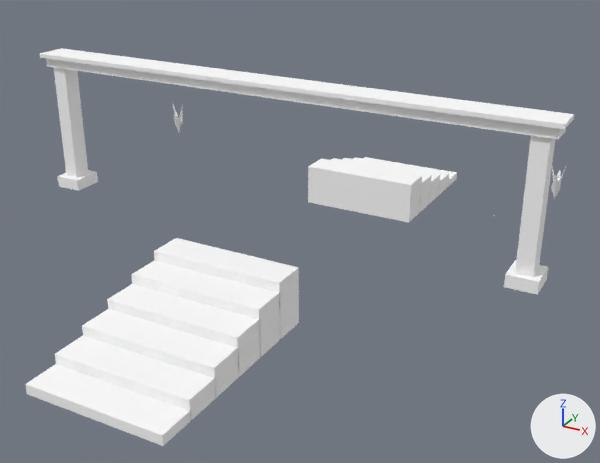
Before and after pictures for a commit that changed the OBJ model Games/GuruttoWorld/Assets/Models/GuidanceLab/City3A/Baked/Block-1-1.obj.
One viewpoint serves both versions: a 50 mm lens placed at (11.6, 20.7, 11.4), pointed at (0.3, 41.2, 1.1). The axes (+X, +Y, +Z) are drawn at lower right. The lights are the same throughout. The first picture is the older version. Where no turn or scale is listed for an object, it has been applied to the vertices. Vertices at exactly the same position are counted once.

Names of what the first picture shows: 'Block-1-1'.
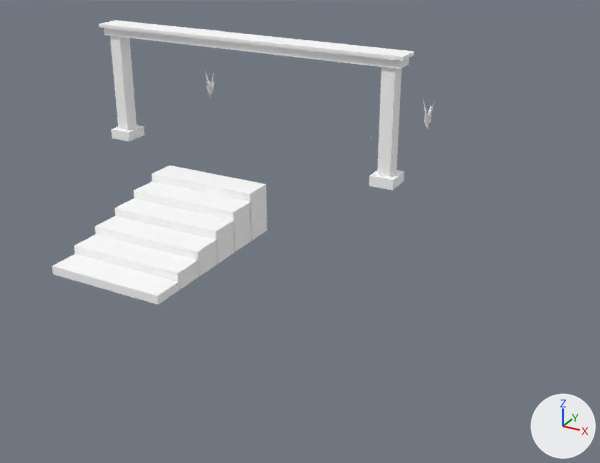
Changed parts and their boxes [x1, y1, x2, y2] in the pictures (600 x 463 px; the box of a moved part takes in the faces that stretch with it):
'Block-1-1', reshaped (30% narrower, 28% shorter): before [25, 48, 574, 446]; after [52, 20, 435, 305]
part 1 of me_block_1_1, moved or reshaped: before [55, 335, 216, 420]; after [74, 234, 199, 289]
part 2 of me_block_1_1, moved or reshaped: before [82, 309, 239, 398]; after [95, 216, 218, 276]
part 3 of me_block_1_1, moved or reshaped: before [107, 284, 261, 377]; after [115, 198, 235, 263]
part 4 of me_block_1_1, moved or reshaped: before [308, 159, 422, 223]; after [134, 182, 252, 252]
part 5 of me_block_1_1, added: after [152, 165, 267, 240]
part 6 of me_block_1_1, moved or reshaped: before [58, 170, 98, 191]; after [111, 125, 145, 141]
part 7 of me_block_1_1, added: after [369, 170, 404, 190]
part 8 of me_block_1_1, added: after [104, 28, 409, 69]
part 9 of me_block_1_1, moved or reshaped: before [53, 67, 88, 178]; after [110, 36, 137, 130]
part 10 of me_block_1_1, added: after [377, 67, 402, 177]
part 11 of me_block_1_1, added: after [99, 20, 414, 61]
part 12 of me_block_1_1, moved or reshaped: before [172, 102, 183, 134]; after [205, 71, 214, 97]
part 13 of me_block_1_1, moved or reshaped: before [551, 165, 567, 199]; after [423, 100, 435, 129]
part 14 of me_block_1_1, deleted: before [25, 48, 574, 446]
part 15 of me_block_1_1, cut back: before [131, 238, 299, 357]; after [52, 254, 180, 305]

The edits, one by one:
me_block_1_1 is used by ob_block_1_1; location (0.0, 0.0, 0.0).
me_block_1_1 had 187 vertices, 162 faces and spanned x -8.1..8.1, y 32.0..51.0, z 0.0..6.1.
me_block_1_1 now has 147 vertices, 132 faces and spans x -10.1..2.0, y 37.0..50.3, z 0.0..6.1.
me_block_1_1 part 1: the loose piece of 8 vertices spanning x -2.0..2.0, y 33.0..34.0, z 0.0..0.6 is moved by (-4.0, 5.0, 0.0).
me_block_1_1 part 2: the loose piece of 8 vertices spanning x -2.0..2.0, y 34.0..35.0, z 0.0..0.8 is moved by (-4.0, 5.0, 0.0).
me_block_1_1 part 3: the loose piece of 8 vertices spanning x -2.0..2.0, y 35.0..36.0, z 0.0..1.1 is moved by (-4.0, 5.0, 0.0).
me_block_1_1 part 4: the loose piece of 8 vertices spanning x -2.0..2.0, y 46.0..47.0, z 0.0..1.4 is moved by (-4.0, -5.0, 0.0).
me_block_1_1 part 5: a new loose piece, a box spanning x -6.0..-2.0, y 42.0..43.0, z 0.0..1.7, in mat_white (white #ffffff).
me_block_1_1 part 6: the loose piece of 8 vertices spanning x -7.9..-7.1, y 39.5..40.5, z 1.7..2.0 is moved by (-2.0, 5.0, 0.0).
me_block_1_1 part 7: a new loose piece, a box spanning x 1.08..1.92, y 44.53..45.47, z 1.68..2.04, in mat_white (white #ffffff).
me_block_1_1 part 8: a new loose piece, a box spanning x -9.93..1.92, y 44.65..45.35, z 5.65..5.95, in mat_white (white #ffffff).
me_block_1_1 part 9: the loose piece of 8 vertices spanning x -7.7..-7.3, y 39.7..40.3, z 1.7..5.8 is moved by (-2.0, 5.0, 0.0).
me_block_1_1 part 10: a new loose piece, a box spanning x 1.27..1.73, y 44.72..45.28, z 1.68..5.8, in mat_white (white #ffffff).
me_block_1_1 part 11: a new loose piece, a box spanning x -10.05..2.05, y 44.53..45.47, z 5.94..6.06, in mat_white (white #ffffff).
me_block_1_1 part 12: the loose piece of 13 vertices spanning x -7.2..-6.8, y 44.7..45.3, z 2.2..3.4 is moved by (-2.0, 5.0, 0.0).
me_block_1_1 part 13: the loose piece of 13 vertices spanning x 6.8..7.2, y 44.7..45.3, z 2.2..3.4 is moved by (-6.0, 5.0, 0.0).
me_block_1_1 part 14: 9 loose pieces with 72 vertices, spanning x -8.1..8.1, y 32.0..51.0, z 0.0..6.1, are deleted.
Part 15, on me_block_1_1:
14 vertices are removed from x -2.0..2.0, y 36.0..38.0, z 0.0..1.7.
12 faces are deleted.
6 vertices are added at (-6.0, 37.0, 0.0), (-2.0, 37.0, 0.3), (-6.0, 37.0, 0.3), (-6.0, 38.0, 0.0), (-6.0, 38.0, 0.3), (-2.0, 38.0, 0.3).
6 new faces join them.
Other edits to the shape of me_block_1_1 do not show in these pictures.
